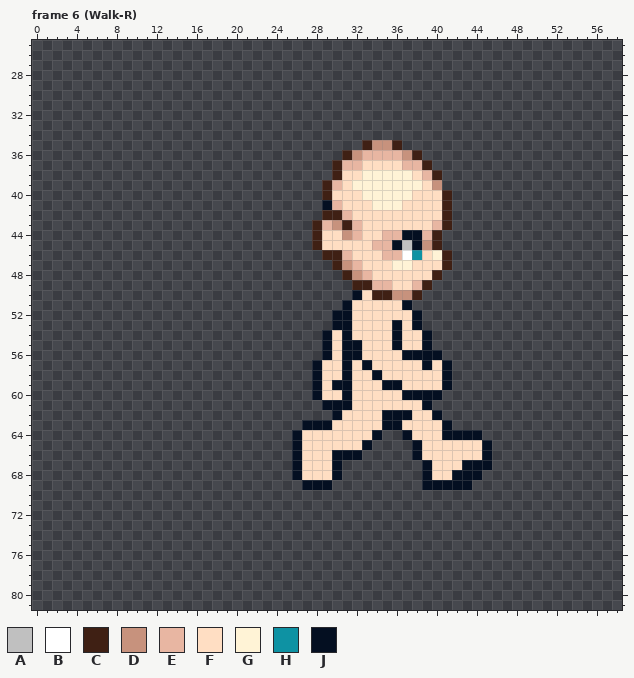
Pixel-art file, stored at Template_24x24.aseprite. The picture above was drawn from the file before the commit.
72x96 pixels, 23 frames. Colours within 5 levels of each other are drawn and written as one. Shown: frame 6 (Walk-R): x 0..58, y 25..81. The commit also changed other frames, which this record leaves out.
Visible layers, top first: "Sword", "Head Shades", "Head", "Body 1.1".
Palette (. is transparent): A #c0c0c0  B #ffffff  C #3f2014  D #c7927d  E #e8b6a2  F #ffdec3  G #fff3d6  H #0e92a3  J #040f21
Pixels before, frame 6 (Walk-R) (only the part around the change), first column x 21:
47 .........CDEFFFGGFFFC.........
48 ..........CDEFFFFFFC..........
49 ...........CCEEFFEC...........
50 ...........JFCCDDC............
51 ..........JFFFFFJ.............
52 .........JJFFFFFFJ............
53 .........JJFFFFJFJ............
54 ........JFJFFFFJFFJ...........
55 ........JFJJFFFJFFJ...........
56 ........JFJJFFFFJJJJ..........
57 .......JFFJFJFFFFFJFJ.........
58 .......JFFJFFJFFFFFFJ.........
59 .......JFJJFFFJJFFFFJ.........
60 .......JFFJFFFFFJJJJ..........
61 ........JJJFFFFFFFJ...........
62 .........JFFFFJJJFFJ..........
63 ......JJJFFFFFJJFFFFJ.........
64 .....JFFFFFFFJ..JFFFJJJJ......
65 .....JFFFFFFJ....JFFFFFFJ.....
66 .....JFFFJJJ.....JFFFFFFJ.....
67 .....JFFFJ........JFFFJJJ.....
68 .....JFFFJ........JFFJJJ......
69 ......JJJ.........JJJJJ.......
70 ..............................
71 ..............................
72 ..............................
73 ..............................
74 ..............................
75 ..............................
76 ..............................
77 ..............................
78 ..............................
79 ..............................
80 ..............................
81 ..............................
Now the later version:
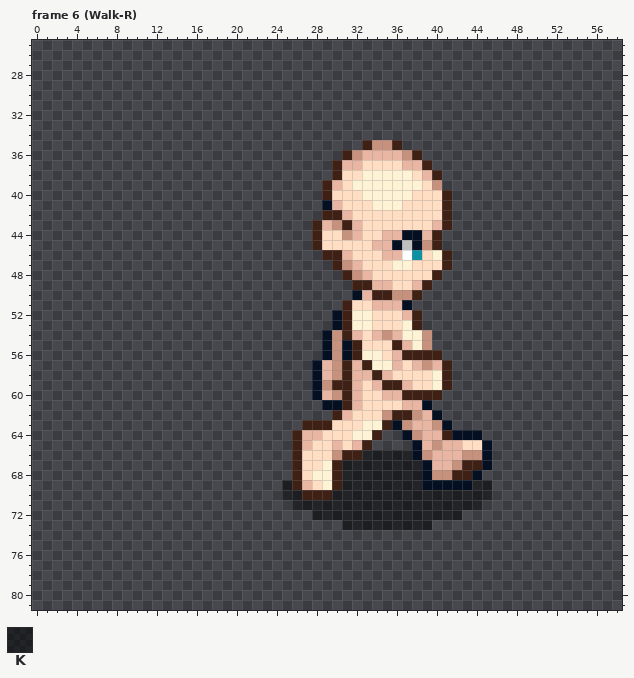
Colours new in this view: K #0000007f
Change:
{"change": "layer \"Shadow\" added"}
{"change": "layer \"Body 1.1\" now hidden"}
{"change": "layer \"Bod. Shad. 1.1\" now shown"}
{"where": "frame 6 (Walk-R), layers \"Bod. Shad. 1.1\", \"Shadow\""}
{"frame":6,"y":50,"x":33,"old":"F","new":"E"}
{"frame":6,"y":51,"x":31,"old":"J","new":"C"}
{"frame":6,"y":51,"x":34,"old":"FFF","new":"EEE"}
{"frame":6,"y":52,"x":31,"old":"JFF","new":"CGG"}
{"frame":6,"y":52,"x":37,"old":"FJ","new":"EC"}
{"frame":6,"y":53,"x":31,"old":"JFF","new":"CGG"}
{"frame":6,"y":53,"x":36,"old":"JFJ","new":"FGC"}
{"frame":6,"y":54,"x":30,"old":"FJF","new":"DCE"}
{"frame":6,"y":54,"x":34,"old":"FFJFFJ","new":"EDEGGD"}
{"frame":6,"y":55,"x":30,"old":"F","new":"D"}
{"frame":6,"y":55,"x":32,"old":"J","new":"C"}
{"frame":6,"y":55,"x":36,"old":"JFFJ","new":"CEGD"}
{"frame":6,"y":56,"x":30,"old":"F","new":"D"}
{"frame":6,"y":56,"x":32,"old":"JFF","new":"CGG"}
{"frame":6,"y":56,"x":36,"old":"FJJJJ","new":"ECCCC"}
{"frame":6,"y":57,"x":29,"old":"FFJFJFFF","new":"EDCECGGE"}
{"frame":6,"y":57,"x":38,"old":"FJFJ","new":"EDEC"}
{"frame":6,"y":58,"x":29,"old":"FFJFFJF","new":"EDCEECE"}
{"frame":6,"y":58,"x":40,"old":"FJ","new":"GC"}
{"frame":6,"y":59,"x":29,"old":"FJJF","new":"DCCE"}
{"frame":6,"y":59,"x":34,"old":"FJJF","new":"ECCE"}
{"frame":6,"y":59,"x":40,"old":"FJ","new":"GC"}
{"frame":6,"y":60,"x":29,"old":"FFJF","new":"EDCE"}
{"frame":6,"y":60,"x":35,"old":"FFJJJJ","new":"EECCCC"}
{"frame":6,"y":61,"x":31,"old":"JF","new":"CE"}
{"frame":6,"y":61,"x":37,"old":"FF","new":"EE"}
{"frame":6,"y":62,"x":30,"old":"JF","new":"CE"}
{"frame":6,"y":62,"x":35,"old":"JJJFF","new":"DCCDE"}
{"frame":6,"y":63,"x":27,"old":"JJJ","new":"CCC"}
{"frame":6,"y":63,"x":33,"old":"FFJ","new":"GGC"}
{"frame":6,"y":63,"x":37,"old":"FFFF","new":"DEED"}
{"frame":6,"y":64,"x":26,"old":"JFF","new":"CEE"}
{"frame":6,"y":64,"x":32,"old":"FFJ","new":"GGC"}
{"frame":6,"y":64,"x":38,"old":"FFFJ","new":"DEEC"}
{"frame":6,"y":65,"x":26,"old":"JF","new":"CE"}
{"frame":6,"y":65,"x":30,"old":"F","new":"E"}
{"frame":6,"y":65,"x":32,"old":"FJ","new":"EC"}
{"frame":6,"y":65,"x":39,"old":"FFFF","new":"EDEE"}
{"frame":6,"y":66,"x":26,"old":"J","new":"C"}
{"frame":6,"y":66,"x":30,"old":"JJJ.....","new":"DCCKKKKK"}
{"frame":6,"y":66,"x":39,"old":"FFFFFF","new":"DEEEDD"}
{"frame":6,"y":67,"x":26,"old":"J","new":"C"}
{"frame":6,"y":67,"x":29,"old":"FJ........","new":"GCKKKKKKKK"}
{"frame":6,"y":67,"x":40,"old":"FFFJJ","new":"EEDCC"}
{"frame":6,"y":68,"x":26,"old":"J","new":"C"}
{"frame":6,"y":68,"x":28,"old":"FFJ........","new":"GGCKKKKKKKK"}
{"frame":6,"y":68,"x":40,"old":"FFJJ","new":"DDCC"}
{"frame":6,"y":69,"x":25,"old":"..JJJ.........","new":"KCEFGCKKKKKKKK"}
{"frame":6,"y":69,"x":44,"old":"..","new":"KK"}
{"frame":6,"y":70,"x":25,"old":".....................","new":"KKCCCKKKKKKKKKKKKKKKK"}
{"frame":6,"y":71,"x":26,"old":"...................","new":"KKKKKKKKKKKKKKKKKKK"}
{"frame":6,"y":72,"x":28,"old":"...............","new":"KKKKKKKKKKKKKKK"}
{"frame":6,"y":73,"x":31,"old":".........","new":"KKKKKKKKK"}
